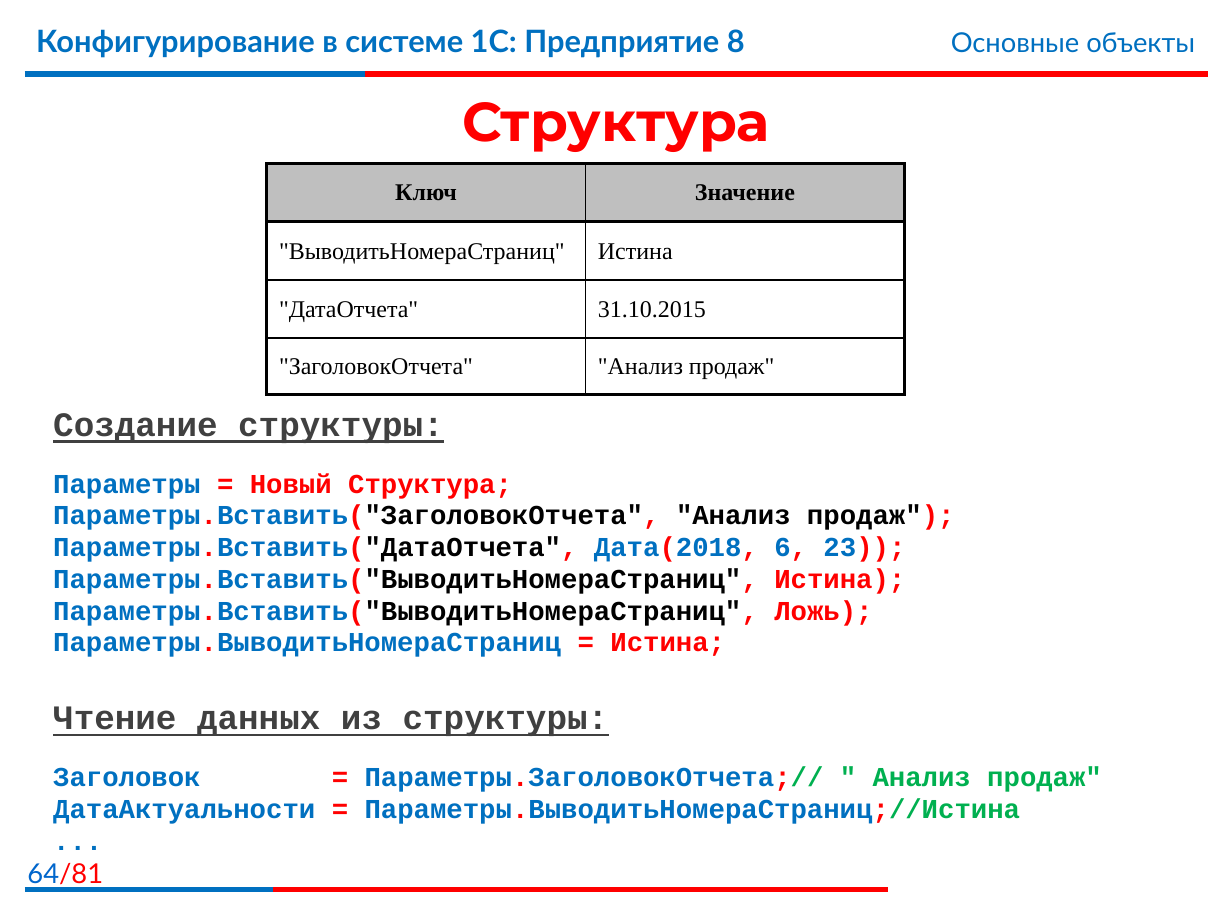
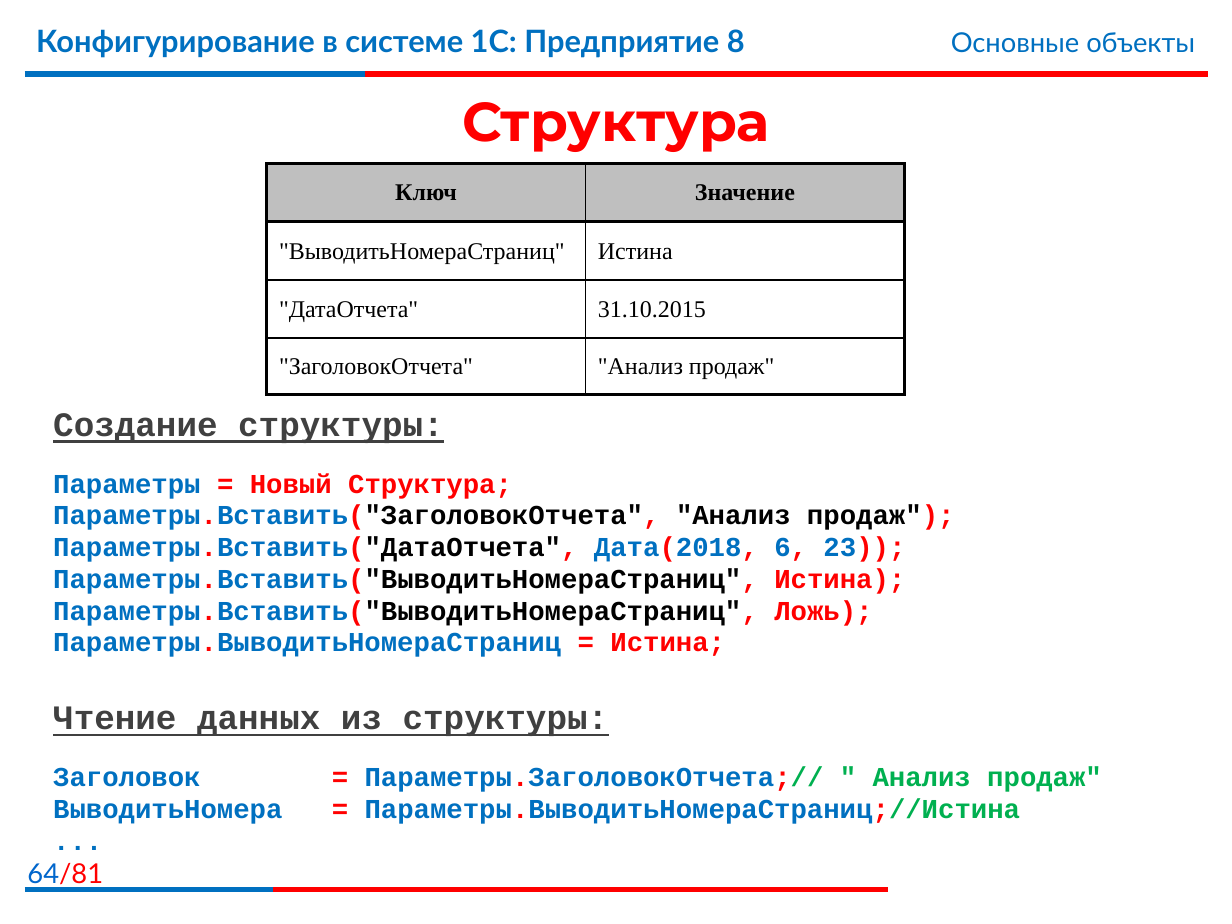
Before and after one commit to bestteacher-1c/documents_compl_kurs, a slide deck: slide 64 of Занятие_03/Иллюстрации3.pptx. Drawn at 1232x924 pixels with LibreOffice and Linux fonts; fonts in the diff are those of the drawing; background and template pictures are left out. Boxes give left, top, right and bottom in pixels: in the first picture for what was removed or moved away, otherwise in the second. Text is boxed around its words. In the diff, an @@ line names an element or a change of style, - is before the commit and + after.

```diff
--- a/Занятие_03/Иллюстрации3.pptx
+++ b/Занятие_03/Иллюстрации3.pptx
@@ text at (x1=365, y1=799, x2=1021, y2=824): text changed @@
-ДатаАктуальности = Параметры.ВыводитьНомераСтраниц;//Истина
+ВыводитьНомера = Параметры.ВыводитьНомераСтраниц;//Истина
```
Also in this commit, not shown: 28 other files.
